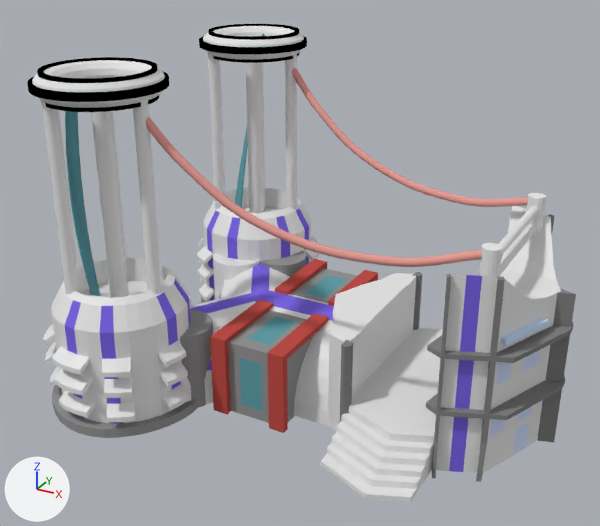
The Blender file Assets/Prefabs/Buildings/Not Final/ground_power_plant.blend, before and after one commit.
Before and after are seen from a 50 mm lens placed at (11.4, -23.2, 15.9), pointed at (-0.9, -0.8, 4.7). Every picture has the same lights, and +X, +Y and +Z are marked at lower left.

Script lines for the objects in view, before the commit:
```python
ob_beziercurve = bpy.data.objects.new('BezierCurve', cu_beziercurve)
ob_beziercurve.location = (-1.57, 4.34, 3.66)
ob_circle_001 = bpy.data.objects.new('Circle.001', me_circle_003)
ob_circle_001.location = (-5.75, 4.33, 3.31)
ob_circle_001.scale = (0.483, 0.483, 0.483)
ob_cylinder_000 = bpy.data.objects.new('Cylinder.000', me_cylinder_003)
ob_cylinder_000.location = (-6.46, 5.73, 6.92)
ob_cylinder_000.rotation_euler = (0.0, 0.0, 3.142)  # degrees (0, 0, 180)
ob_cylinder_001 = bpy.data.objects.new('Cylinder.001', me_cylinder_002)
ob_cylinder_001.location = (-4.19, 4.44, 6.71)
ob_cylinder_001.rotation_euler = (0.0, 0.0, 3.142)  # degrees (0, 0, 180)
ob_cylinder_002 = bpy.data.objects.new('Cylinder.002', me_cylinder_004)
ob_cylinder_002.location = (-6.75, 3.1, 7.08)
ob_cylinder_002.rotation_euler = (0.0, 0.0, 3.142)  # degrees (0, 0, 180)
ob_cylinder_003 = bpy.data.objects.new('Cylinder.003', me_cylinder_005)
ob_cylinder_003.location = (-5.78, 4.35, 6.86)
ob_cylinder_003.rotation_euler = (0.0, 0.0, 3.142)  # degrees (0, 0, 180)
ob_cylinder_003.scale = (0.301, 0.301, 4.06)
ob_middlecylinder = bpy.data.objects.new('MiddleCylinder', me_circle_001)
ob_middlecylinder.location = (-1.79, 0.0, 1.03)
ob_torus = bpy.data.objects.new('Torus', me_torus)
ob_torus.location = (-5.75, 4.33, 10.87)
ob_towerbase = bpy.data.objects.new('TowerBase', me_cylinder)
ob_towerbase.location = (-5.75, 4.33, 1.84)
ob_towerbase.rotation_euler = (0.0, 0.0, 2.15)  # degrees (0, 0, 123)
# also in view: 'Circle' at (4.0, 0.0, 3.6); 'Circle.002' at (-4.0, 0.0, 1.3); 'Circle.004' at (-5.5, 0.0, 1.4); 'Cube' at (-1.3, 0.0, 1.4); 'Circle.005' at (-4.0, 0.0, 1.4)
```
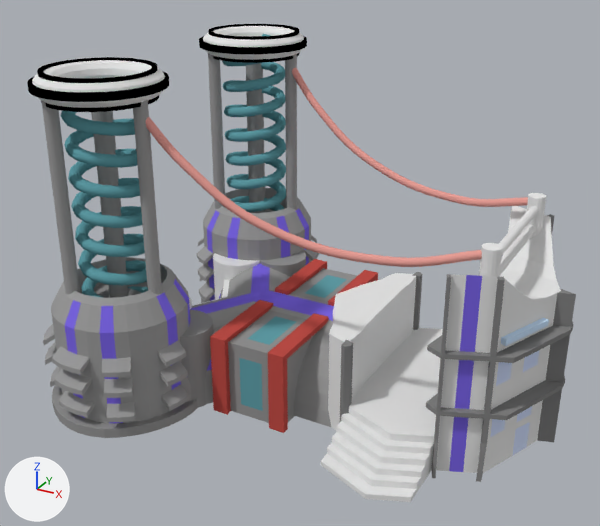
Edits to the bpy script that builds the scene:
```text
Change mat_base:
    mat_base: principled_material('Base') -> diffuse_material('Base')
    mat_base.base_color: (0.8, 0.8, 0.8) -> (0.33, 0.33, 0.33)  # white #e7e7e7 -> grey #9b9b9b
Change me_circle_003:
    used by ob_circle_001; location = (-5.75, 4.33, 3.31); scale = (0.483, 0.483, 0.483)
    remove me_circle_003.from_pydata(...)  # 8 vertices, 0 faces, 8 loose edges; spans x -2.558..-1.73, y 0.0, z -0.414..0.414
    add me_circle_003.from_pydata(...)  # 1936 vertices, 1920 faces; spans x -2.558..2.558, y -20.463..2.558, z -0.414..16.014
    me_circle_003 part 1: a new loose piece of 968 vertices spanning x -2.558..2.558, y -20.463..-15.348, z -0.414..16.014, in mat_spirals (cyan #61a0a9)
    me_circle_003 part 2: 960 vertices added at x -2.558..2.558, y -2.558..2.558, z -0.284..16.014
Change ob_circle_001:
    remove _m = ob_circle_001.modifiers.new('Screw', 'SCREW')
    remove _m.steps = 30
    remove _m.render_steps = 2
    remove _m.iterations = 4
    remove _m.angle = 12.22
    remove _m.screw_offset = 3.9
    remove _m.use_normal_flip = True
    remove _m = ob_circle_001.modifiers.new('Mirror', 'MIRROR')
    remove _m.use_axis = (False, True, False)
    remove _m.mirror_object = ob_middlecylinder
```

Pixel boxes [x1, y1, x2, y2] of what changed, in the pictures (600 x 526 px):
'TowerBase', recoloured (white to grey)
    both: [43, 188, 319, 426]
'Circle.001', recoloured, reshaped, modifiers changed (12% wider)
    before: [65, 34, 265, 296]
    after: [61, 34, 286, 298]
'Cylinder.003', recoloured
    both: [91, 63, 264, 298]
'Cylinder.001', recoloured
    both: [133, 54, 297, 294]
'MiddleCylinder', recoloured
    both: [254, 290, 333, 427]
'Cylinder.000', recoloured
    both: [41, 62, 265, 294]
'Circle.002', recoloured
    both: [181, 263, 290, 404]
'Cylinder.002', recoloured
    both: [112, 53, 226, 282]
'Cube.003', recoloured
    both: [192, 280, 230, 306]
part 1 of me_circle_003, added (cyan)
    after: [61, 111, 148, 298]
part 2 of me_circle_003, added (cyan)
    after: [222, 34, 286, 212]
